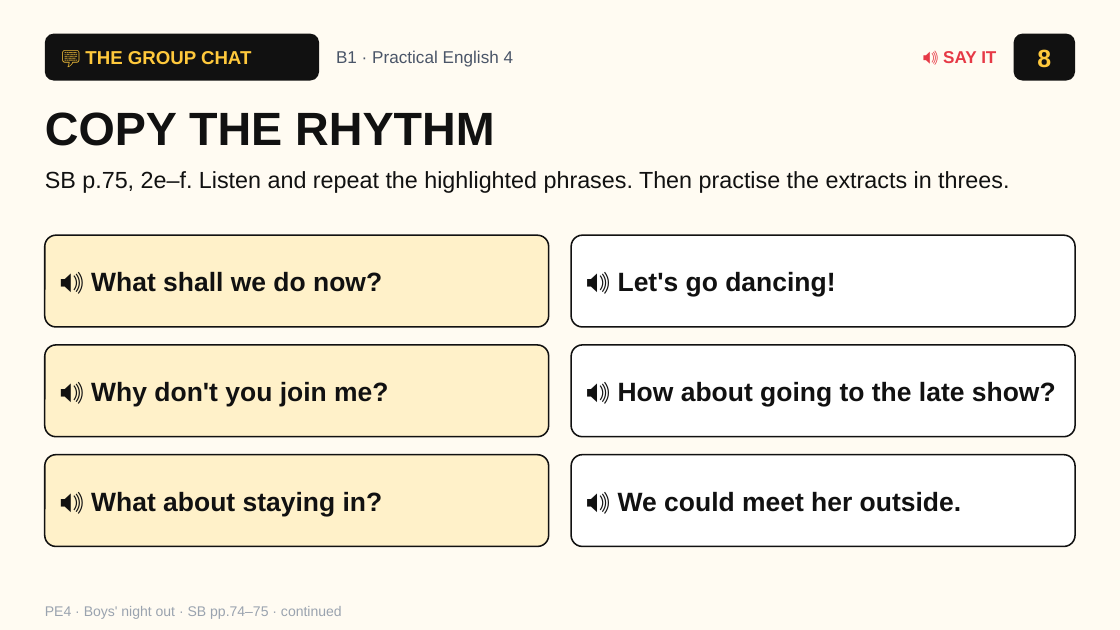
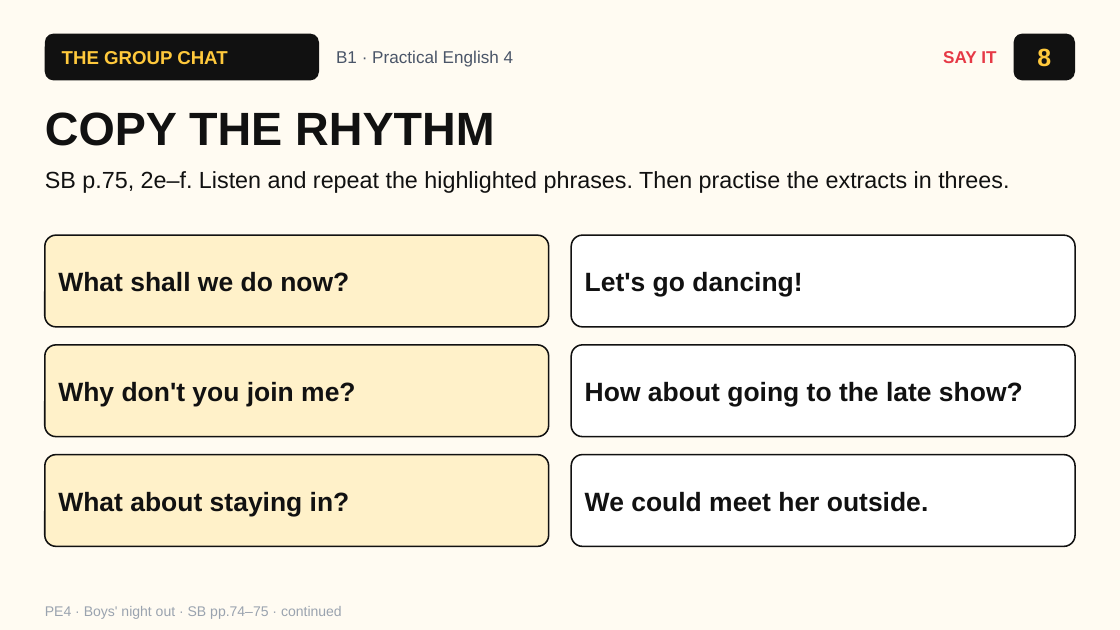
Before and after one commit to londonlanguageschool/Bagheria-, a slide deck: slide 8 of materials/B1/B1_PE4-2_Boys_night_out_part2.pptx. Drawn at 1120x630 pixels with LibreOffice and Linux fonts; fonts in the diff are those of the drawing. Boxes give left, top, right and bottom in pixels: in the first picture for what was removed or moved away, otherwise in the second. Text is boxed around its words. In the diff, an @@ line names an element or a change of style, - is before the commit and + after.

```diff
--- a/materials/B1/B1_PE4-2_Boys_night_out_part2.pptx
+++ b/materials/B1/B1_PE4-2_Boys_night_out_part2.pptx
@@ text at box(62, 51, 227, 64): text changed @@
-💬 THE GROUP CHAT
+THE GROUP CHAT
@@ text at box(58, 271, 349, 292): text changed @@
-🔊 What shall we do now?
+What shall we do now?
@@ text at box(585, 271, 802, 297): text changed @@
-🔊 Let's go dancing!
+Let's go dancing!
@@ text at box(58, 381, 355, 406): text changed @@
-🔊 Why don't you join me?
+Why don't you join me?
@@ text at box(585, 381, 1023, 406): text changed @@
-🔊 How about going to the late show?
+How about going to the late show?
@@ text at box(58, 491, 350, 516): text changed @@
-🔊 What about staying in?
+What about staying in?
@@ text at box(585, 491, 928, 512): text changed @@
-🔊 We could meet her outside.
+We could meet her outside.
```
Also in this commit, not shown: 12 other slides changed, 4 other files.
